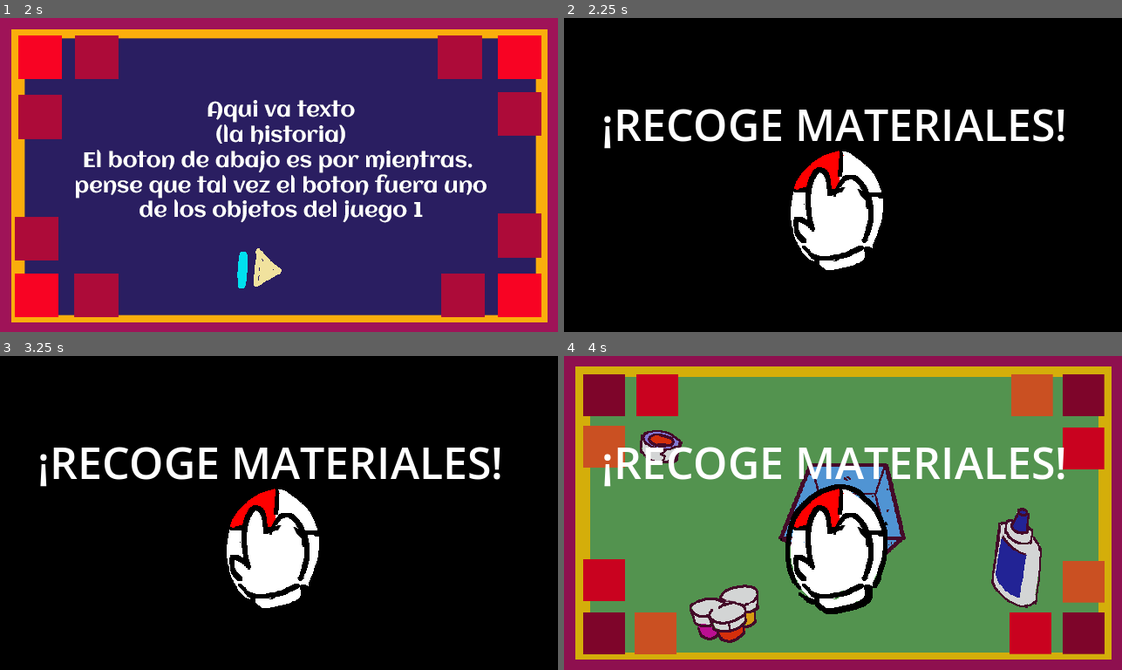
Above: before the commit, frames 1-4 (two rows, left to right).
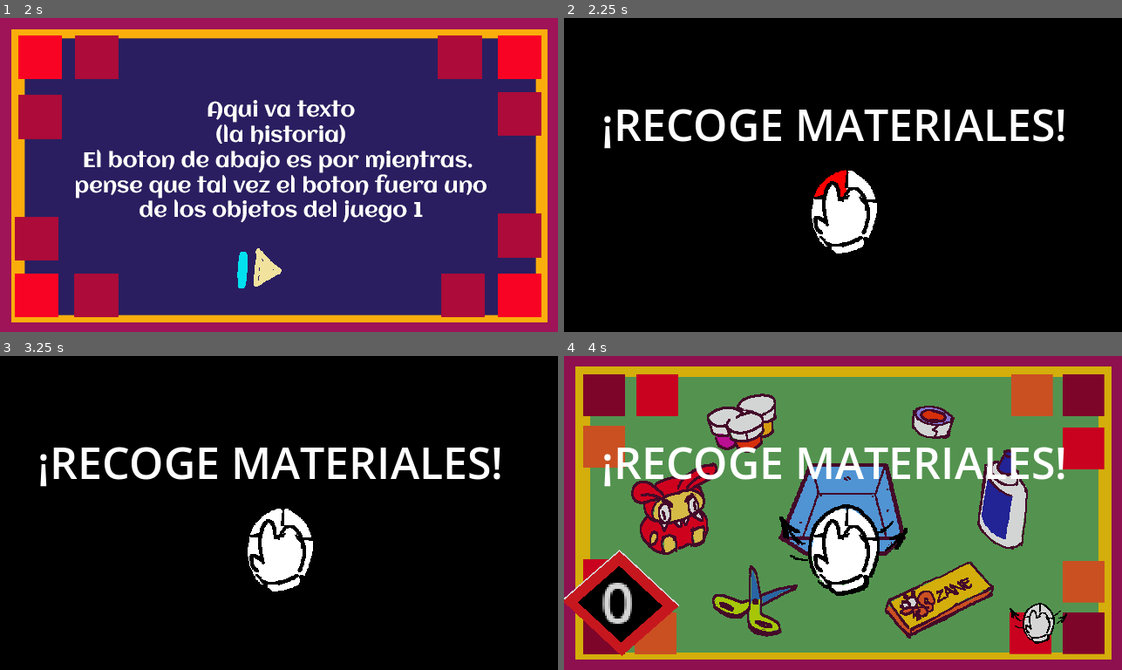
Above: after the commit, the same moments.

Repository: EricElMagenta/gamejammask2026
Game: Godot game, scene res://startmenu/startmenu.tscn
Two runs of this game, one before a commit and one after it. Both use one fixed random seed, a clock stepped at 60 frames per second and the inputs below.
Inputs (mouse positions are in pixels of both pictures, inside the frame that each line leads up to):
- Up to frame 1 (2 s): click (284, 209) at 0.5 s; click (284, 209) at 1.25 s
- Up to frame 2 (2.25 s): click (820, 269) at 2 s
- Up to frame 3 (3.25 s): tap Enter (ui_accept) at 2.75, 3.02 s; move the mouse to (401, 497) at 2.77 s; tap Space (presionar_tecla) at 2.85 s
- Up to frame 4 (4 s): move the mouse to (731, 528) at 3.52 s; tap Space (presionar_tecla) at 3.6 s; tap Enter (ui_accept) at 3.77 s

Frame 1 is identical in both runs. In frame 2, 2.7% of the frame differs, in the area x 40-58%, y 42-81%; in frame 3, 2.6%; in frame 4, 22%, in the area x 0-91%, y 11-96%.

Commit message:
fixeada jugabilidad y añadido cronometro microjuego 1

Diff:
--- a/assets/Scenes/level_1.gd
+++ b/assets/Scenes/level_1.gd
@@ -3,10 +3,10 @@
 @export var next_scene:PackedScene
 @onready var bolsa = $Bolsa
 @onready var timer = $Timer
-@onready var time = %Time
+@onready var time = $TimerContainer/RichTextLabel
 @onready var result_label = $ResultLabel
 
-const SCORE_REQUIRED = 3
+const SCORE_REQUIRED = 4
 
 var showed_results = false
 
@@ -19,7 +19,7 @@
 
 func _process(_delta):
 	time.text = str(round(timer.time_left))
-	if bolsa.score == 3 && !showed_results: show_results()
+	if bolsa.score == SCORE_REQUIRED && !showed_results: show_results()
 
 func show_results():
 	showed_results = true
--- a/assets/Scenes/level_1.tscn
+++ b/assets/Scenes/level_1.tscn
@@ -9,10 +9,15 @@
 [ext_resource type="Texture2D" uid="uid://ceu7oaaop4f60" path="res://assets/Pegamento.png" id="7_4abme"]
 [ext_resource type="Texture2D" uid="uid://b3bbkppesg65l" path="res://assets/clickderecho.png" id="7_pbvbb"]
 [ext_resource type="Texture2D" uid="uid://d2dt30fy8tvv8" path="res://assets/scotch.png" id="8_swnxl"]
+[ext_resource type="Texture2D" uid="uid://btcb4q2rudfl6" path="res://assets/Notlabubu.png" id="8_yb47l"]
 [ext_resource type="Texture2D" uid="uid://b3ebl3f2daanw" path="res://assets/acrilicos.png" id="9_6s2bk"]
+[ext_resource type="Texture2D" uid="uid://bxr0eca0a6smh" path="res://assets/tijera.png" id="9_dvrgg"]
+[ext_resource type="Texture2D" uid="uid://cb2wikccye54o" path="res://assets/chocolate.png" id="10_rwgob"]
+[ext_resource type="Texture2D" uid="uid://dfw67n4bbwp3d" path="res://assets/desplazamientodemausse.png" id="11_f7esj"]
+[ext_resource type="Texture2D" uid="uid://c7cnw52l17r6p" path="res://assets/timer_placeholder.png" id="15_w57rg"]
 
 [sub_resource type="RectangleShape2D" id="RectangleShape2D_4e7u4"]
-size = Vector2(128, 104)
+size = Vector2(113, 90)
 
 [sub_resource type="RectangleShape2D" id="RectangleShape2D_e5upe"]
 size = Vector2(56, 112)
@@ -22,6 +27,20 @@
 
 [sub_resource type="RectangleShape2D" id="RectangleShape2D_evs8o"]
 size = Vector2(80, 80)
+
+[sub_resource type="SpriteFrames" id="SpriteFrames_jsuar"]
+animations = [{
+"frames": [{
+"duration": 1.0,
+"texture": ExtResource("7_pbvbb")
+}, {
+"duration": 1.0,
+"texture": ExtResource("11_f7esj")
+}],
+"loop": true,
+"name": &"default",
+"speed": 3.0
+}]
 
 [sub_resource type="Animation" id="Animation_65ohk"]
 length = 0.001
@@ -84,6 +103,23 @@
 "transition": SubResource("Animation_od4eo")
 }
 
+[sub_resource type="SpriteFrames" id="SpriteFrames_ognav"]
+animations = [{
+"frames": [{
+"duration": 1.0,
+"texture": ExtResource("7_pbvbb")
+}, {
+"duration": 1.0,
+"texture": ExtResource("11_f7esj")
+}],
+"loop": true,
+"name": &"default",
+"speed": 3.0
+}]
+
+[sub_resource type="Theme" id="Theme_08w2b"]
+default_font_size = 30
+
 [node name="Main" type="Node2D"]
 modulate = Color(0, 0, 0, 1)
 script = ExtResource("1_kla56")
@@ -131,11 +167,11 @@
 texture = ExtResource("5_77tbx")
 
 [node name="CollisionShape2D" type="CollisionShape2D" parent="Bolsa"]
-position = Vector2(4, -1)
+position = Vector2(5.5, 6)
 shape = SubResource("RectangleShape2D_4e7u4")
 
 [node name="Item" type="Area2D" parent="."]
-position = Vector2(520, 232)
+position = Vector2(503, 165)
 script = ExtResource("2_rkbga")
 metadata/_edit_group_ = true
 
@@ -154,15 +190,15 @@
 offset_bottom = 17.0
 
 [node name="Item2" type="Area2D" parent="."]
-position = Vector2(112, 104)
+position = Vector2(126, 177)
 script = ExtResource("2_rkbga")
 metadata/_edit_group_ = true
 
 [node name="Sprite2D" type="Sprite2D" parent="Item2"]
-texture = ExtResource("8_swnxl")
+texture = ExtResource("8_yb47l")
 
 [node name="CollisionShape2D" type="CollisionShape2D" parent="Item2"]
-scale = Vector2(1, 1)
+scale = Vector2(1.5, 1.5)
 shape = SubResource("RectangleShape2D_0us1i")
 
 [node name="Button" type="Button" parent="Item2"]
@@ -173,12 +209,12 @@
 offset_bottom = 17.0
 
 [node name="Item3" type="Area2D" parent="."]
-position = Vector2(184, 296)
+position = Vector2(220, 282)
 script = ExtResource("2_rkbga")
 metadata/_edit_group_ = true
 
 [node name="Sprite2D" type="Sprite2D" parent="Item3"]
-texture = ExtResource("9_6s2bk")
+texture = ExtResource("9_dvrgg")
 
 [node name="CollisionShape2D" type="CollisionShape2D" parent="Item3"]
 shape = SubResource("RectangleShape2D_evs8o")
@@ -190,11 +226,64 @@
 offset_right = 17.0
 offset_bottom = 17.0
 
+[node name="Item4" type="Area2D" parent="."]
+position = Vector2(431, 280)
+script = ExtResource("2_rkbga")
+metadata/_edit_group_ = true
+
+[node name="Sprite2D" type="Sprite2D" parent="Item4"]
+texture = ExtResource("10_rwgob")
+
+[node name="CollisionShape2D" type="CollisionShape2D" parent="Item4"]
+position = Vector2(3, 0)
+rotation = -2.0944
+shape = SubResource("RectangleShape2D_e5upe")
+
+[node name="Button" type="Button" parent="Item4"]
+modulate = Color(1, 1, 1, 0)
+offset_left = -17.0
+offset_top = -16.0
+offset_right = 17.0
+offset_bottom = 17.0
+
+[node name="Item5" type="Area2D" parent="."]
+position = Vector2(424, 76)
+script = ExtResource("2_rkbga")
+metadata/_edit_group_ = true
+
+[node name="Sprite2D" type="Sprite2D" parent="Item5"]
+texture = ExtResource("8_swnxl")
+
+[node name="CollisionShape2D" type="CollisionShape2D" parent="Item5"]
+shape = SubResource("RectangleShape2D_0us1i")
+
+[node name="Button" type="Button" parent="Item5"]
+modulate = Color(1, 1, 1, 0)
+offset_left = -17.0
+offset_top = -16.0
+offset_right = 17.0
+offset_bottom = 17.0
+
+[node name="Item6" type="Area2D" parent="."]
+position = Vector2(204, 78)
+script = ExtResource("2_rkbga")
+metadata/_edit_group_ = true
+
+[node name="Sprite2D" type="Sprite2D" parent="Item6"]
+texture = ExtResource("9_6s2bk")
+
+[node name="CollisionShape2D" type="CollisionShape2D" parent="Item6"]
+scale = Vector2(0.7, 0.7)
+shape = SubResource("RectangleShape2D_evs8o")
+
+[node name="Button" type="Button" parent="Item6"]
+modulate = Color(1, 1, 1, 0)
+offset_left = -17.0
+offset_top = -16.0
+offset_right = 17.0
+offset_bottom = 17.0
+
 [node name="CanvasLayer" type="CanvasLayer" parent="."]
-
-[node name="Desplazamientodemausse" type="Sprite2D" parent="CanvasLayer"]
-position = Vector2(312, 220)
-texture = ExtResource("7_pbvbb")
 
 [node name="Label" type="Label" parent="CanvasLayer"]
 offset_left = 43.0
@@ -204,11 +293,44 @@
 theme_override_font_sizes/font_size = 50
 text = "¡RECOGE MATERIALES!"
 
+[node name="MechanicSprite" type="AnimatedSprite2D" parent="CanvasLayer"]
+position = Vector2(236, 160)
+scale = Vector2(0.7, 0.7)
+sprite_frames = SubResource("SpriteFrames_jsuar")
+autoplay = "default"
+centered = false
+
 [node name="AnimationPlayer" type="AnimationPlayer" parent="."]
 libraries = {
 "": SubResource("AnimationLibrary_kdkxv")
 }
 autoplay = "transition"
+
+[node name="MechanicSprite" type="AnimatedSprite2D" parent="."]
+position = Vector2(544, 306)
+scale = Vector2(0.311245, 0.311245)
+sprite_frames = SubResource("SpriteFrames_ognav")
+autoplay = "default"
+
+[node name="TimerContainer" type="MarginContainer" parent="."]
+offset_left = 42.0
+offset_top = 237.0
+offset_right = 82.0
+offset_bottom = 280.0
+scale = Vector2(2.28, 2.12)
+
+[node name="RichTextLabel" type="RichTextLabel" parent="TimerContainer"]
+layout_mode = 2
+theme = SubResource("Theme_08w2b")
+text = "6"
+
+[node name="Sprite2D" type="Sprite2D" parent="TimerContainer"]
+show_behind_parent = true
+position = Vector2(10.0877, 21.6981)
+rotation = 0.785398
+scale = Vector2(0.7, 0.7)
+skew = 0.0296706
+texture = ExtResource("15_w57rg")
 
 [connection signal="timeout" from="Timer" to="." method="_on_timer_timeout"]
 [connection signal="timeout" from="TransitionTimer" to="." method="_on_transition_timer_timeout"]
@@ -221,3 +343,12 @@
 [connection signal="area_entered" from="Item3" to="Item3" method="_on_area_entered"]
 [connection signal="button_down" from="Item3/Button" to="Item3" method="_on_button_button_down"]
 [connection signal="button_up" from="Item3/Button" to="Item3" method="_on_button_button_up"]
+[connection signal="area_entered" from="Item4" to="Item4" method="_on_area_entered"]
+[connection signal="button_down" from="Item4/Button" to="Item4" method="_on_button_button_down"]
+[connection signal="button_up" from="Item4/Button" to="Item4" method="_on_button_button_up"]
+[connection signal="area_entered" from="Item5" to="Item5" method="_on_area_entered"]
+[connection signal="button_down" from="Item5/Button" to="Item5" method="_on_button_button_down"]
+[connection signal="button_up" from="Item5/Button" to="Item5" method="_on_button_button_up"]
+[connection signal="area_entered" from="Item6" to="Item6" method="_on_area_entered"]
+[connection signal="button_down" from="Item6/Button" to="Item6" method="_on_button_button_down"]
+[connection signal="button_up" from="Item6/Button" to="Item6" method="_on_button_button_up"]
Binary file added: assets/Bien.png
Not shown, added: assets/Bien.png.import
Not shown: 1 places in assets/Scenes/level_1.tscn that only renumber resources
Binary file added: assets/mal.png
Not shown, added: assets/mal.png.import
Not shown: 1 places in level_2/level_2.tscn that only renumber resources
